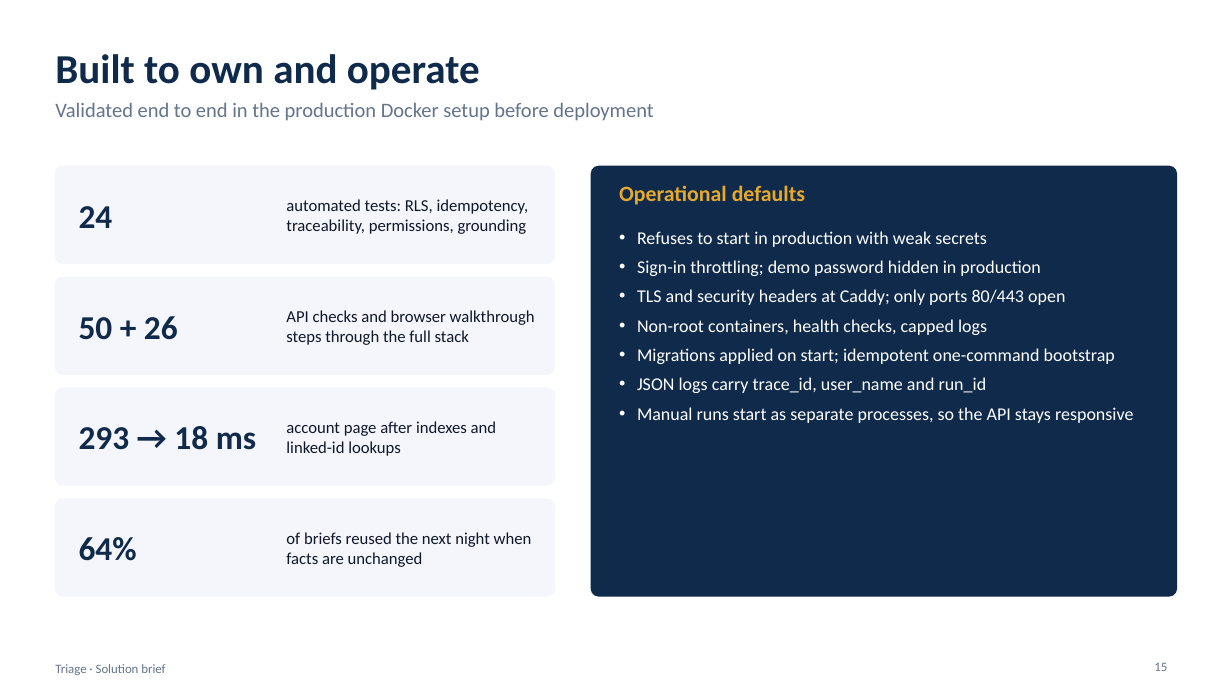
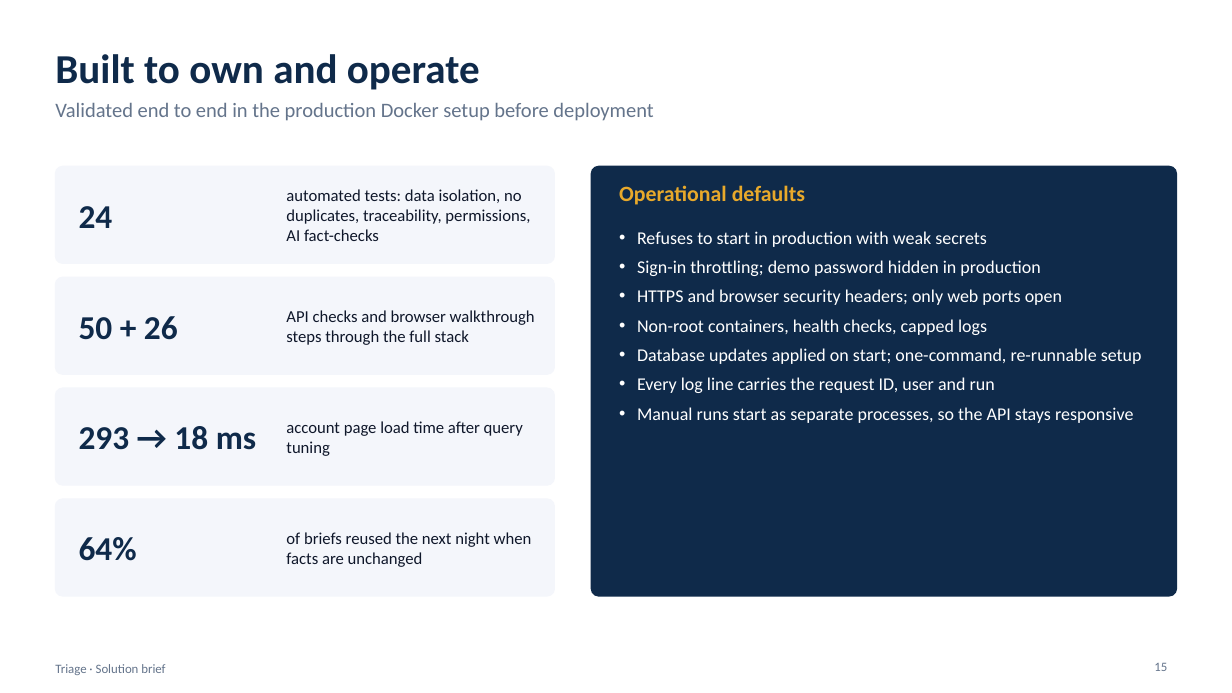
Before and after one commit to kuldeep24680/csm-triage, a slide deck: slide 15 of project_context/Triage_Solution_Brief.pptx. Drawn at 1232x693 pixels with LibreOffice and Linux fonts; fonts in the diff are those of the drawing. Boxes give left, top, right and bottom in pixels: in the first picture for what was removed or moved away, otherwise in the second. Text is boxed around its words. In the diff, an @@ line names an element or a change of style, - is before the commit and + after.

Commit message:
Solution brief: plain-language wording and a glossary slide

```diff
--- a/project_context/Triage_Solution_Brief.pptx
+++ b/project_context/Triage_Solution_Brief.pptx
@@ text at box(286, 189, 530, 241): text changed @@
-automated tests: RLS, idempotency, traceability, permissions, grounding
+automated tests: data isolation, no duplicates, traceability, permissions, AI fact-checks
@@ text at box(637, 289, 1062, 305): text changed @@
-• TLS and security headers at Caddy; only ports 80/443 open
+• HTTPS and browser security headers; only web ports open
@@ text at box(637, 348, 1142, 393): text changed @@
-• Migrations applied on start; idempotent one-command bootstrap
-• JSON logs carry trace_id, user_name and run_id
+• Database updates applied on start; one-command, re-runnable setup
+• Every log line carries the request ID, user and run
@@ text at box(286, 421, 523, 456): text changed @@
-account page after indexes and linked-id lookups
+account page load time after query tuning
```
Also in this commit, not shown: 14 other slides changed, 1 slide added.
